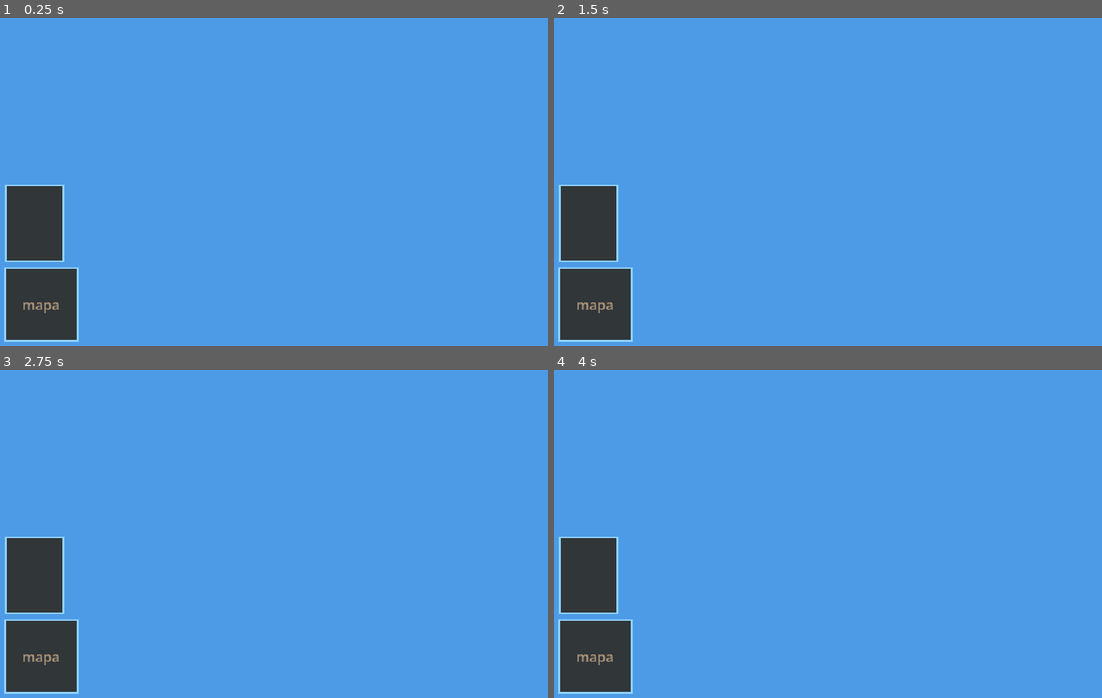
Above: before the commit, frames 1-4 (two rows, left to right).
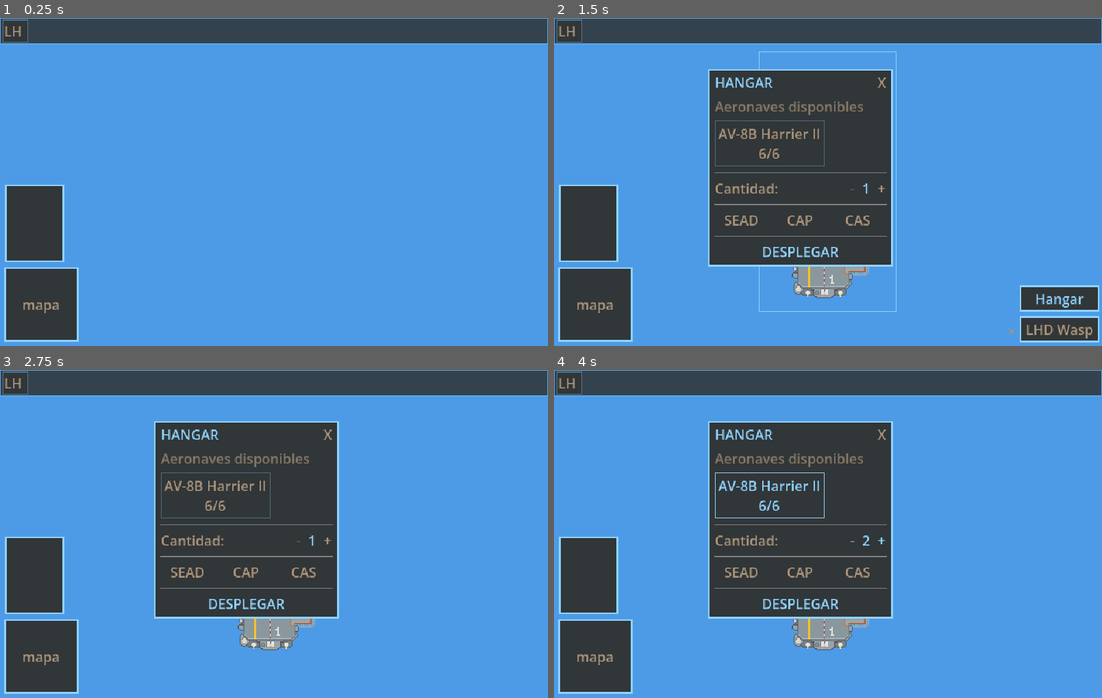
Above: after the commit, the same moments.

Repository: AbdielP/war-project
Game: Godot game, scene res://main.tscn
Same seed, same stepped clock (60 frames per second), same inputs: the game is played once before the commit and once after it.
Inputs (mouse positions are in pixels of both pictures, inside the frame that each line leads up to):
- Up to frame 1 (0.25 s): no input
- Up to frame 2 (1.5 s): click (570, 31) at 0.5 s, where only the run after the commit has a clickable "LHD"; click (1058, 300) at 1.25 s, where only the run after the commit has a clickable "Hangar"
- Up to frame 3 (2.75 s): click (460, 681) at 2 s, where only the run after the commit has a clickable "×"
- Up to frame 4 (4 s): click (767, 494) at 2.75 s, where only the run after the commit has a clickable "AV-8B Harrier II 6/6"; click (882, 540) at 3.5 s, where only the run after the commit has a clickable "+"

The runs differ from the first frame. In frame 1, 7.5% of the frame differs, in the area x 0-100%, y 0-8%; in frame 2, 31%, in the area x 0-100%, y 0-99%; in frame 3, 29%; in frame 4, 29%.

Commit message:
panel de unidades y README

Diff:
--- a/core/selection/selection_manager.gd
+++ b/core/selection/selection_manager.gd
@@ -17,6 +17,7 @@
 	_hud = get_node(hud_path) as HUD
 	_camera.clicked.connect(_on_camera_clicked)
 	_hud.deselect_requested.connect(func() -> void: _select(null))
+	_hud.unit_focus_requested.connect(func(unit: Unit) -> void: _select(unit))
 	_move_marker = _MoveMarker.new()
 	get_tree().current_scene.add_child(_move_marker)
 	_move_marker.hide()
--- a/core/unit/av8b_harrier/av8b_harrier.gd
+++ b/core/unit/av8b_harrier/av8b_harrier.gd
@@ -14,6 +14,11 @@
 var _patrol_angle: float = 0.0
 var _heading: float = 0.0
 var _state: _State = _State.ORBITING
+
+
+func _ready() -> void:
+	super._ready()
+	add_to_group("unit_air")
 
 
 func _process(delta: float) -> void:
--- a/core/unit/lhd_wasp/lhd_wasp.gd
+++ b/core/unit/lhd_wasp/lhd_wasp.gd
@@ -1,3 +1,8 @@
 extends Unit
 
 @onready var flight_deck: Node = $FlightDeck
+
+
+func _ready() -> void:
+	super._ready()
+	add_to_group("unit_maritime")
--- /dev/null
+++ b/ui/hud/deployed_panel/deployed_panel.gd
@@ -0,0 +1,113 @@
+extends PanelContainer
+
+signal unit_selected(unit: Unit)
+
+const _CATEGORIES: Array = [
+	["unit_maritime", "SEA"],
+	["unit_air", "AIR"],
+	["unit_ground", "GND"],
+]
+
+const _COLOR_TEXT   := Color(0.6705882, 0.5803922, 0.4784314)
+const _COLOR_ACCENT := Color(0.56078434, 0.827451, 1.0)
+const _COLOR_DIM    := Color(0.6705882, 0.5803922, 0.4784314, 0.4)
+
+var _rows: Array = []   # un HBoxContainer por categoría
+var _dirty := true
+
+
+func _ready() -> void:
+	_build_layout()
+	get_tree().node_added.connect(_on_tree_changed)
+	get_tree().node_removed.connect(_on_tree_changed)
+
+
+func _process(_delta: float) -> void:
+	if not _dirty:
+		return
+	_dirty = false
+	_refresh()
+
+
+func _on_tree_changed(node: Node) -> void:
+	if node is Unit:
+		_dirty = true
+
+
+func _build_layout() -> void:
+	var bg := StyleBoxFlat.new()
+	bg.bg_color = Color(0.192, 0.212, 0.220, 0.88)
+	bg.border_color = Color(0.561, 0.827, 1.0, 0.2)
+	bg.set_border_width_all(1)
+	bg.content_margin_left = 3.0
+	bg.content_margin_right = 3.0
+	bg.content_margin_top = 2.0
+	bg.content_margin_bottom = 2.0
+	add_theme_stylebox_override("panel", bg)
+
+	var root := HBoxContainer.new()
+	root.add_theme_constant_override("separation", 14)
+	add_child(root)
+
+	for i in _CATEGORIES.size():
+		if i > 0:
+			var sep := VSeparator.new()
+			var ss := StyleBoxFlat.new()
+			ss.bg_color = Color(0.561, 0.827, 1.0, 0.18)
+			sep.add_theme_stylebox_override("separator", ss)
+			root.add_child(sep)
+
+		var group_box := HBoxContainer.new()
+		group_box.add_theme_constant_override("separation", 3)
+		root.add_child(group_box)
+
+		var row := HBoxContainer.new()
+		row.add_theme_constant_override("separation", 4)
+		group_box.add_child(row)
+		_rows.append(row)
+
+
+func _refresh() -> void:
+	for i in _rows.size():
+		var row: HBoxContainer = _rows[i]
+		for child in row.get_children():
+			child.free()
+		var group: String = _CATEGORIES[i][0]
+		for node: Node in get_tree().get_nodes_in_group(group):
+			if is_instance_valid(node):
+				row.add_child(_make_btn(node as Unit))
+
+
+func _make_btn(unit: Unit) -> Button:
+	var btn := Button.new()
+	# primer token del nombre como etiqueta compacta
+	btn.text = unit.get_display_name().split(" ")[0]
+	btn.clip_text = true
+	btn.custom_minimum_size = Vector2(30, 14)
+
+	var normal_box := StyleBoxFlat.new()
+	normal_box.bg_color = Color(0.192, 0.212, 0.220)
+	normal_box.border_color = Color(0.561, 0.827, 1.0, 0.35)
+	normal_box.set_border_width_all(1)
+	normal_box.set_content_margin_all(2)
+
+	var hover_box := StyleBoxFlat.new()
+	hover_box.bg_color = Color(0.192, 0.212, 0.220)
+	hover_box.border_color = _COLOR_ACCENT
+	hover_box.set_border_width_all(1)
+	hover_box.set_content_margin_all(2)
+
+	for state in ["normal", "focus", "disabled"]:
+		btn.add_theme_stylebox_override(state, normal_box)
+	for state in ["hover", "pressed"]:
+		btn.add_theme_stylebox_override(state, hover_box)
+
+	btn.add_theme_color_override("font_color", _COLOR_TEXT)
+	btn.add_theme_color_override("font_hover_color", _COLOR_ACCENT)
+	btn.add_theme_color_override("font_pressed_color", _COLOR_ACCENT)
+
+	btn.pressed.connect(func() -> void:
+		if is_instance_valid(unit):
+			unit_selected.emit(unit)
+	)
+	return btn
--- /dev/null
+++ b/ui/hud/deployed_panel/deployed_panel.tscn
@@ -0,0 +1,6 @@
+[gd_scene format=3]
+
+[ext_resource type="Script" path="res://ui/hud/deployed_panel/deployed_panel.gd" id="1"]
+
+[node name="DeployedPanel" type="PanelContainer"]
+script = ExtResource("1")
--- a/ui/hud/hud.gd
+++ b/ui/hud/hud.gd
@@ -2,17 +2,20 @@
 class_name HUD
 
 signal deselect_requested
+signal unit_focus_requested(unit: Unit)
 
 @onready var _selection_panel: PanelContainer = $SelectionPanel
 @onready var _actions_panel: PanelContainer = $ActionsPanel
 @onready var _hangar_window: PanelContainer = $HangarWindow
 @onready var _desel_btn: Button = $DeselButton
+@onready var _deployed_panel: PanelContainer = $DeployedPanel
 
 var _current_unit: Unit = null
 
 
 func _ready() -> void:
 	_actions_panel.action_pressed.connect(_on_action_pressed)
+	_deployed_panel.unit_selected.connect(func(unit: Unit) -> void: unit_focus_requested.emit(unit))
 	_desel_btn.add_theme_color_override("font_color", Color(0.6705882, 0.5803922, 0.4784314))
 	_desel_btn.add_theme_color_override("font_hover_color", Color(0.56078434, 0.827451, 1.0))
 	_desel_btn.add_theme_color_override("font_pressed_color", Color(0.56078434, 0.827451, 1.0))
--- a/ui/hud/hud.tscn
+++ b/ui/hud/hud.tscn
@@ -6,6 +6,7 @@
 [ext_resource type="PackedScene" path="res://ui/hud/selection_panel/selection_panel.tscn" id="3"]
 [ext_resource type="PackedScene" path="res://ui/hud/actions_panel/actions_panel.tscn" id="4"]
 [ext_resource type="PackedScene" path="res://ui/hud/hangar_window/hangar_window.tscn" id="5"]
+[ext_resource type="PackedScene" path="res://ui/hud/deployed_panel/deployed_panel.tscn" id="6"]
 
 [node name="HUD" type="CanvasLayer" unique_id=1219806315]
 script = ExtResource("0")
@@ -34,6 +35,12 @@
 offset_top = 349.0
 offset_right = 637.0
 
+[node name="DeployedPanel" parent="." instance=ExtResource("6")]
+offset_left = 0.0
+offset_top = 0.0
+offset_right = 640.0
+offset_bottom = 24.0
+
 [node name="DeselButton" type="Button" parent="."]
 visible = false
 offset_left = 526.0
Not shown, added: ui/hud/deployed_panel/deployed_panel.gd.uid
Not shown, added: README.md
